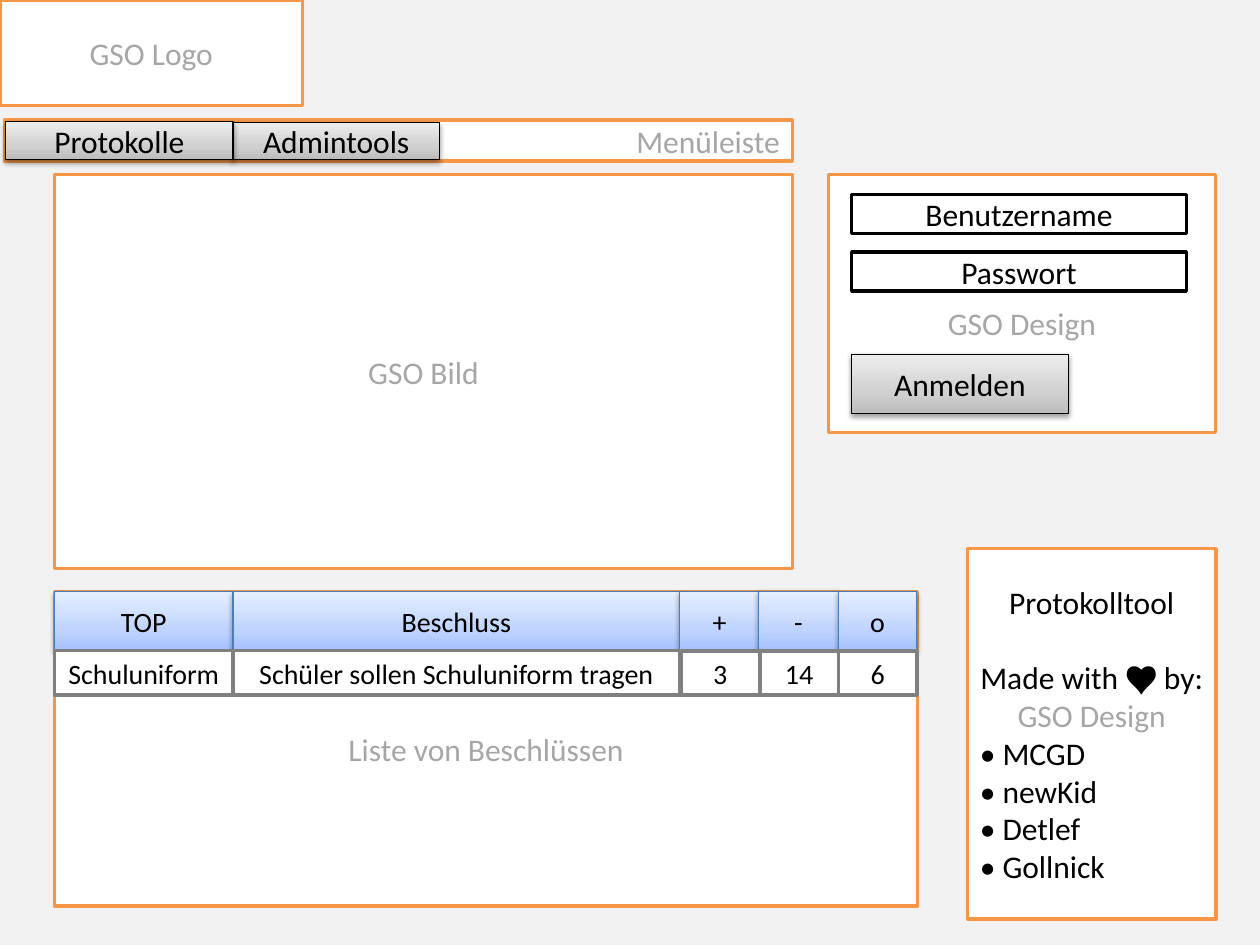
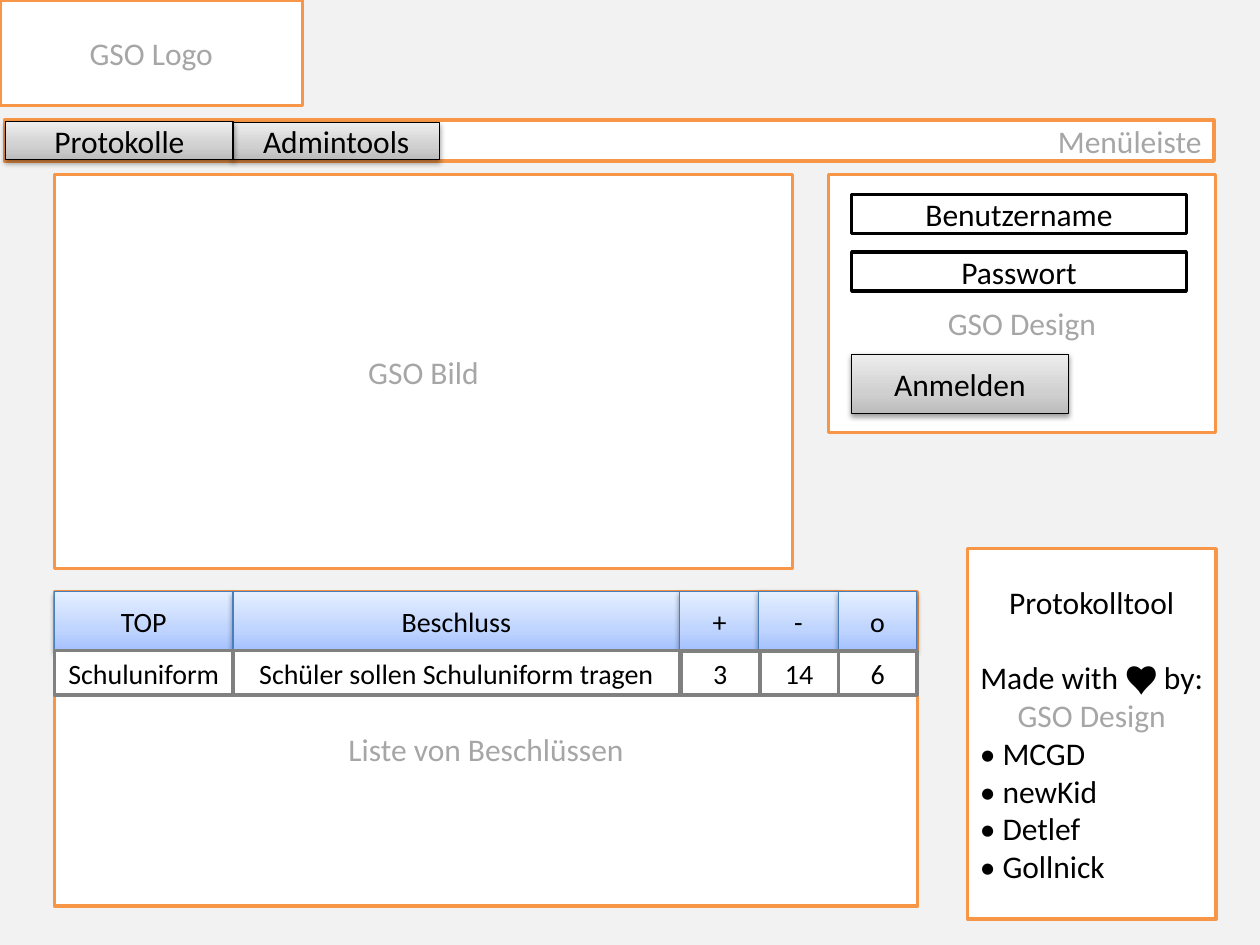
Before and after one commit to Dusty0071/OberstufenProjekt, a slide deck: slide 1 of Dokumentation + Diagramme etc/PaperPrototyp.pptx. Drawn at 1260x945 pixels with LibreOffice and Linux fonts; fonts in the diff are those of the drawing. Boxes give left, top, right and bottom in pixels: in the first picture for what was removed or moved away, otherwise in the second. Text is boxed around its words. In the diff, an @@ line names an element or a change of style, - is before the commit and + after.

```diff
--- a/Dokumentation + Diagramme etc/PaperPrototyp.pptx
+++ b/Dokumentation + Diagramme etc/PaperPrototyp.pptx
@@ rectangle "Menüleiste": place and size @@
-rectangle "Menüleiste" at <box>5,120,793,160</box>
+rectangle "Menüleiste" at <box>5,120,1215,160</box>
```
Also in this commit, not shown: 1 other slide changed, 3 slides added.
